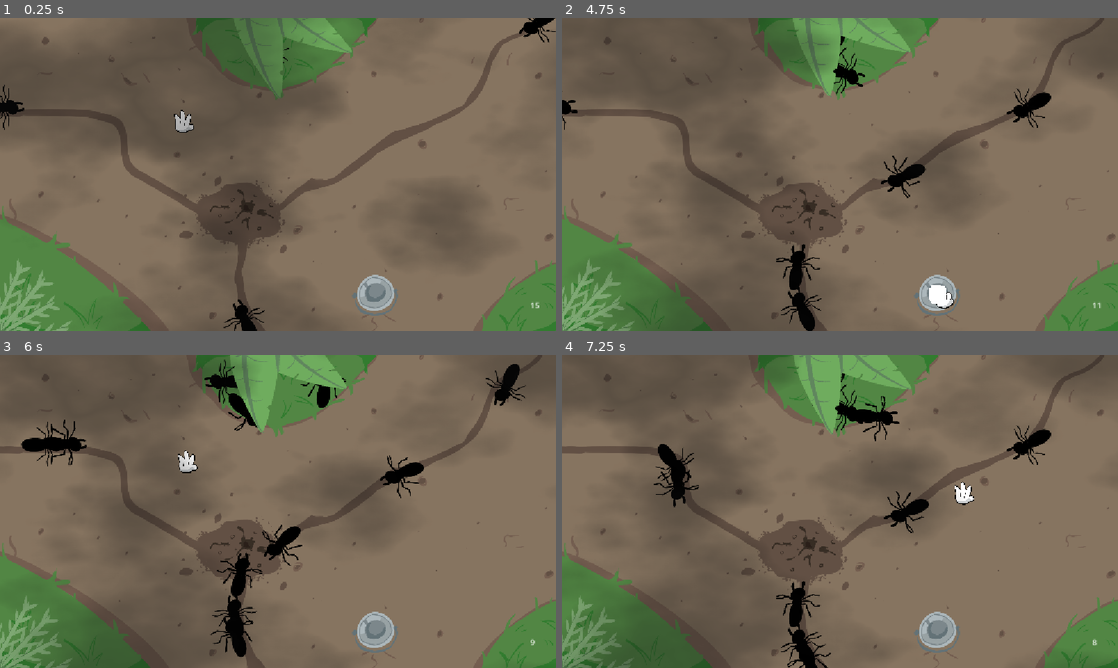
Above: before the commit, frames 1-4 (two rows, left to right).
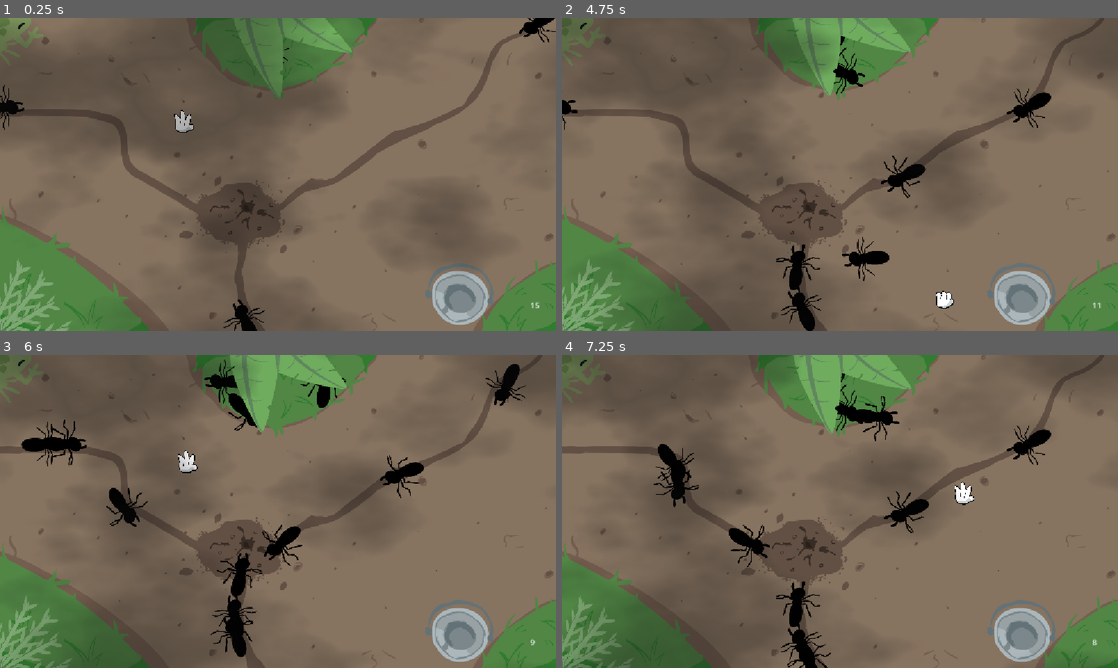
Above: after the commit, the same moments.

Repository: andre-felipe-wonsik-alves/gmtk-jam-26
Game: Godot game, scene res://Scenes/Levels/ant.tscn
The game is run twice, just before and just after one commit, with the same random seed, the same clock (stepped at 60 frames per second) and the same inputs. This scene is started directly instead of the project's main scene.
Inputs (mouse positions are in pixels of both pictures, inside the frame that each line leads up to):
- Up to frame 1 (0.25 s): no input
- Up to frame 2 (4.75 s): move the mouse to (962, 158) at 0.52 s; click (962, 158) at 0.67 s; drag from (728, 190) to (940, 299) at 1.27 s; move the mouse to (895, 105) at 2.02 s; click (895, 105) at 2.17 s; drag from (812, 237) to (673, 127) at 2.77 s; move the mouse to (1006, 221) at 3.52 s; click (1006, 221) at 3.67 s; drag from (673, 127) to (940, 299) at 4.27 s
- Up to frame 3 (6 s): move the mouse to (305, 511) at 5.02 s; click (305, 511) at 5.17 s; drag from (194, 433) to (166, 527) at 5.77 s
- Up to frame 4 (7.25 s): move the mouse to (962, 495) at 6.52 s; click (962, 495) at 6.67 s

The runs differ from the first frame. In frame 1, 2.6% of the frame differs, in the area x 0-89%, y 0-98%; in frame 2, 2.6%; in frame 3, 2.7%; in frame 4, 2.7%.

Commit message:
feat: adding frog sprites

Diff:
--- a/Scenes/Levels/ant.tscn
+++ b/Scenes/Levels/ant.tscn
@@ -2,19 +2,17 @@
 
 [ext_resource type="Script" uid="uid://4kji0xrb872o" path="res://Scripts/Levels/ant.gd" id="1_13djf"]
 [ext_resource type="PackedScene" uid="uid://bb7ogwr5tr7p2" path="res://Scenes/Npc/ant.tscn" id="2_h0nov"]
-[ext_resource type="Texture2D" uid="uid://el5etotj35b8" path="res://Assets/Levels/Ant/ant_surface.jpg" id="3_0qjec"]
-[ext_resource type="PackedScene" uid="uid://coydmjh6uvmjl" path="res://Scenes/Particles/exploding_particles.tscn" id="3_3l2sg"]
+[ext_resource type="PackedScene" uid="uid://dcvqlrtnak862" path="res://Scenes/Npc/bucket.tscn" id="3_3l2sg"]
 [ext_resource type="Texture2D" uid="uid://b8xcy583yfp16" path="res://Assets/Levels/Ant/leaf_ant_1.png" id="4_t7bdh"]
 [ext_resource type="Texture2D" uid="uid://cym6ccp5dtqiv" path="res://Assets/Levels/Ant/leaf_ant_2.png" id="5_ur2nf"]
 [ext_resource type="PackedScene" uid="uid://dh38ajtlp75jh" path="res://Scenes/UI/timerCountdown.tscn" id="6_0qjec"]
+[ext_resource type="PackedScene" uid="uid://7vqd1kithfvg" path="res://Scenes/Npc/frog.tscn" id="6_s0gqc"]
+[ext_resource type="Texture2D" uid="uid://bwv814exnwk5c" path="res://Assets/Levels/Ant/background.png" id="7_3l2sg"]
 [ext_resource type="Shader" uid="uid://b7g066boam7u0" path="res://Scripts/Shaders/LeafSway.gdshader" id="7_3trrv"]
 [ext_resource type="PackedScene" uid="uid://dw7nuint0go5y" path="res://Scenes/player.tscn" id="7_player"]
 [ext_resource type="Script" uid="uid://bdqsdxu1hqmfg" path="res://Scripts/Components/SpawnComponent.gd" id="8_spawn"]
 [ext_resource type="AudioStream" uid="uid://btfv71er525f" path="res://Assets/Sounds/Music/formigas.mp3" id="9_ikxix"]
 [ext_resource type="Shader" uid="uid://cpkva7vta32o" path="res://Scripts/Shaders/AmbientShadows.gdshader" id="11_oin5b"]
-
-[sub_resource type="CircleShape2D" id="CircleShape2D_86cna"]
-radius = 5.919108
 
 [sub_resource type="Curve2D" id="Curve2D_8dq2h"]
 _data = {
@@ -105,18 +103,9 @@
 top_level = true
 position = Vector2(377, 220.99998)
 
-[node name="Bucket" type="Area2D" parent="." unique_id=464331064]
-top_level = true
-position = Vector2(777, 572)
-
-[node name="CollisionShape2D" type="CollisionShape2D" parent="Bucket" unique_id=588102704]
-position = Vector2(11.999999, 12.999999)
-scale = Vector2(5.24, 5.24)
-shape = SubResource("CircleShape2D_86cna")
-
-[node name="ExplodingParticles" parent="Bucket/CollisionShape2D" unique_id=979341273 instance=ExtResource("3_3l2sg")]
-position = Vector2(-2.2900848, -2.480919)
-scale = Vector2(0.1908397, 0.1908397)
+[node name="Bucket" parent="." unique_id=570120540 instance=ExtResource("3_3l2sg")]
+z_index = -1
+position = Vector2(952.99994, 572)
 
 [node name="SpawnPools" type="Node" parent="." unique_id=375312093]
 
@@ -196,6 +185,14 @@
 [node name="PathFollow2D" type="PathFollow2D" parent="SpawnPools/LeafSpawn/LeafRoad" unique_id=465216925]
 position = Vector2(560, 39)
 rotation = -3.1058936
+
+[node name="FrogSpawn" type="Marker2D" parent="SpawnPools" unique_id=512520915]
+
+[node name="SpawnComponent" type="Node" parent="SpawnPools/FrogSpawn" unique_id=2054312897 node_paths=PackedStringArray("spawn_marker")]
+script = ExtResource("8_spawn")
+spawn_scene = ExtResource("6_s0gqc")
+spawn_marker = NodePath("..")
+metadata/_custom_type_script = "uid://bdqsdxu1hqmfg"
 
 [node name="Countdown" parent="." unique_id=1894812876 instance=ExtResource("6_0qjec")]
 offset_left = 1099.0
@@ -205,12 +202,12 @@
 
 [node name="Scenery" type="Node" parent="." unique_id=1848818570]
 
-[node name="Background" type="Sprite2D" parent="Scenery" unique_id=1707434044]
+[node name="Background" type="Sprite2D" parent="Scenery" unique_id=681381351]
 show_behind_parent = true
-z_index = -1
+z_index = -2
 position = Vector2(575, 323)
-scale = Vector2(0.6399982, 0.6399982)
-texture = ExtResource("3_0qjec")
+scale = Vector2(0.64000005, 0.64000005)
+texture = ExtResource("7_3l2sg")
 
 [node name="LeafAnt1" type="Sprite2D" parent="Scenery" unique_id=445968814]
 material = SubResource("ShaderMaterial_okvwm")
--- /dev/null
+++ b/Scenes/Npc/bucket.tscn
@@ -0,0 +1,28 @@
+[gd_scene format=3 uid="uid://dcvqlrtnak862"]
+
+[ext_resource type="PackedScene" uid="uid://coydmjh6uvmjl" path="res://Scenes/Particles/exploding_particles.tscn" id="1_dewe5"]
+[ext_resource type="Texture2D" uid="uid://c4onmdw7lr6tx" path="res://Assets/Levels/Ant/bucket.png" id="2_bshmg"]
+
+[sub_resource type="CircleShape2D" id="CircleShape2D_86cna"]
+radius = 5.919108
+
+[sub_resource type="QuadMesh" id="QuadMesh_v2a3n"]
+
+[node name="Bucket" type="Area2D" unique_id=570120540]
+top_level = true
+scale = Vector2(1.2800006, 1.2800006)
+
+[node name="CollisionShape2D" type="CollisionShape2D" parent="." unique_id=168963243]
+position = Vector2(9.536743e-07, 9.536743e-07)
+scale = Vector2(10, 10)
+shape = SubResource("CircleShape2D_86cna")
+
+[node name="ExplodingParticles" parent="CollisionShape2D" unique_id=979341273 instance=ExtResource("1_dewe5")]
+position = Vector2(2.3841858e-07, -9.536743e-08)
+scale = Vector2(0.1908397, 0.1908397)
+
+[node name="MeshInstance2D" type="MeshInstance2D" parent="." unique_id=400140885]
+position = Vector2(-3, -3)
+scale = Vector2(200, 200)
+mesh = SubResource("QuadMesh_v2a3n")
+texture = ExtResource("2_bshmg")
--- /dev/null
+++ b/Scenes/Npc/frog.tscn
@@ -0,0 +1,66 @@
+[gd_scene format=3 uid="uid://7vqd1kithfvg"]
+
+[ext_resource type="Texture2D" uid="uid://d10hxgiyvls06" path="res://Assets/Levels/Ant/sapo_attack1.png" id="1_rfs0t"]
+[ext_resource type="Texture2D" uid="uid://5xtqe75ub48r" path="res://Assets/Levels/Ant/sapo_attack2.png" id="2_thmx4"]
+[ext_resource type="Texture2D" uid="uid://bywkjdpxk83oj" path="res://Assets/Levels/Ant/sapo_idle.png" id="3_f3ml4"]
+[ext_resource type="Texture2D" uid="uid://bstyxv6shnxo0" path="res://Assets/Levels/Ant/sapo_jump.png" id="4_guvb6"]
+[ext_resource type="Script" uid="uid://6wybcapgxvhw" path="res://Scripts/Components/InteractableComponent.gd" id="5_guvb6"]
+[ext_resource type="Script" uid="uid://chs4h0hihuse6" path="res://Scripts/Components/Interactable/Poppable.gd" id="6_n40kv"]
+[ext_resource type="AudioStream" uid="uid://clypsx251ujfi" path="res://Assets/Sounds/dragon-studio-clean-minimal-pop-467466.mp3" id="7_nxt16"]
+
+[sub_resource type="RectangleShape2D" id="RectangleShape2D_86cna"]
+size = Vector2(134, 172)
+
+[sub_resource type="SpriteFrames" id="SpriteFrames_86cna"]
+animations = [{
+"frames": [{
+"duration": 1.0,
+"texture": ExtResource("1_rfs0t")
+}, {
+"duration": 1.0,
+"texture": ExtResource("2_thmx4")
+}],
+"loop": 1,
+"name": &"attack",
+"speed": 5.0
+}, {
+"frames": [{
+"duration": 1.0,
+"texture": ExtResource("3_f3ml4")
+}],
+"loop": 1,
+"name": &"idle",
+"speed": 5.0
+}, {
+"frames": [{
+"duration": 1.0,
+"texture": ExtResource("4_guvb6")
+}],
+"loop": 1,
+"name": &"jump",
+"speed": 5.0
+}]
+
+[node name="Frog" type="AnimatableBody2D" unique_id=605012984]
+
+[node name="CollisionShape2D" type="CollisionShape2D" parent="." unique_id=276992453]
+position = Vector2(13, 13)
+shape = SubResource("RectangleShape2D_86cna")
+
+[node name="AnimatedSprite2D" type="AnimatedSprite2D" parent="." unique_id=1539184617]
+position = Vector2(0, 0.1)
+rotation = -1.5707964
+scale = Vector2(0.52000034, 0.52000034)
+sprite_frames = SubResource("SpriteFrames_86cna")
+animation = &"attack"
+autoplay = "idle"
+frame_progress = 0.5660162
+offset = Vector2(0.1931169, 46.365063)
+
+[node name="InteractableComponent" type="Node" parent="." unique_id=1267381219]
+script = ExtResource("5_guvb6")
+
+[node name="Poppable" type="Node" parent="InteractableComponent" unique_id=1531699919]
+script = ExtResource("6_n40kv")
+pop_sound = ExtResource("7_nxt16")
+metadata/_custom_type_script = "uid://chs4h0hihuse6"
Binary file added: Assets/Levels/Ant/background.png
Not shown, added: Assets/Levels/Ant/background.png.import
Binary file added: Assets/Levels/Ant/bucket.png
Not shown, added: Assets/Levels/Ant/bucket.png.import
Binary file added: Assets/Levels/Ant/estrela1.png
Not shown, added: Assets/Levels/Ant/estrela1.png.import
Binary file added: Assets/Levels/Ant/sapo_attack1.png
Not shown, added: Assets/Levels/Ant/sapo_attack1.png.import
Binary file added: Assets/Levels/Ant/sapo_attack2.png
Not shown, added: Assets/Levels/Ant/sapo_attack2.png.import
Binary file added: Assets/Levels/Ant/sapo_idle.png
Not shown, added: Assets/Levels/Ant/sapo_idle.png.import
(and 2 more such lines)
